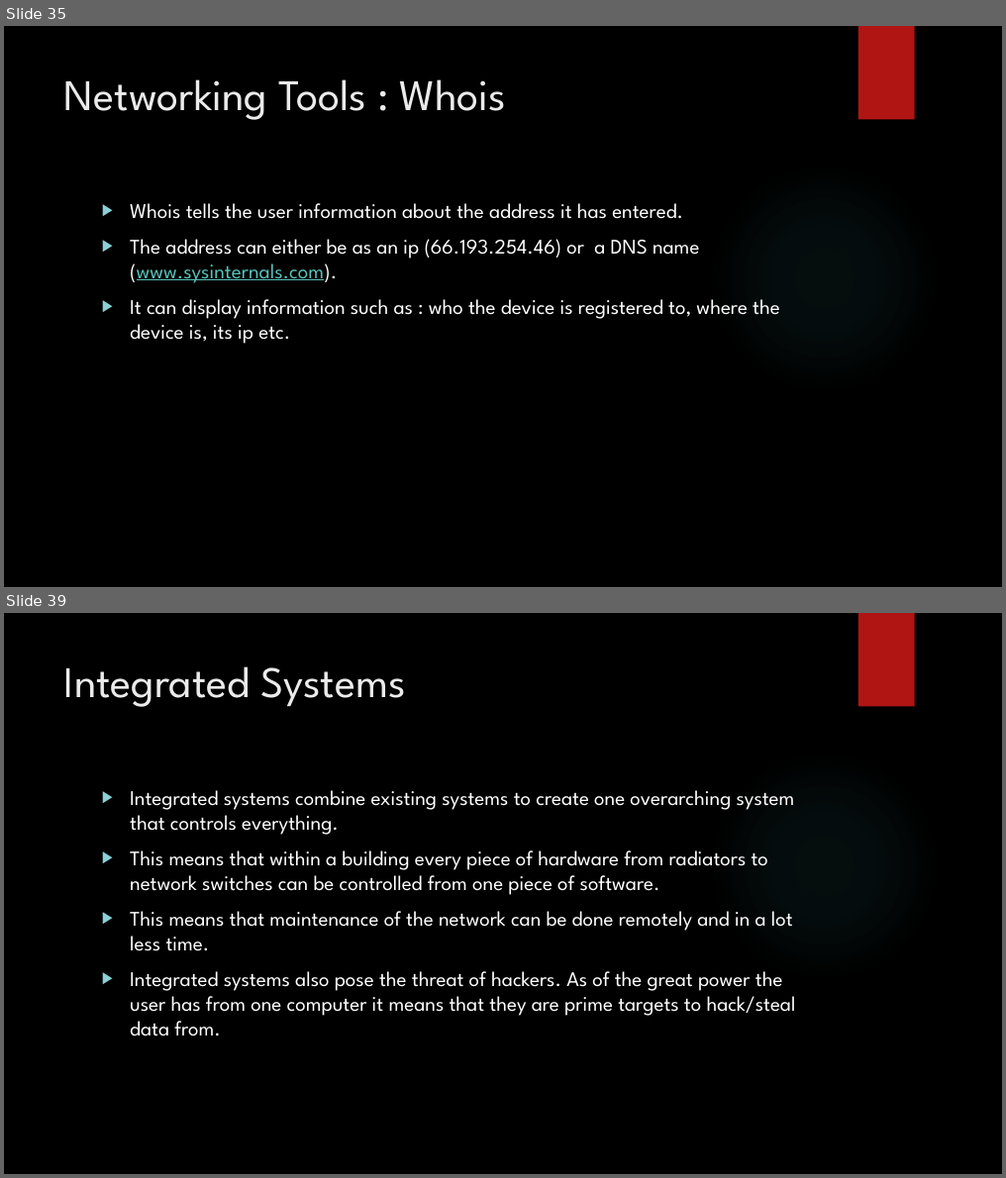
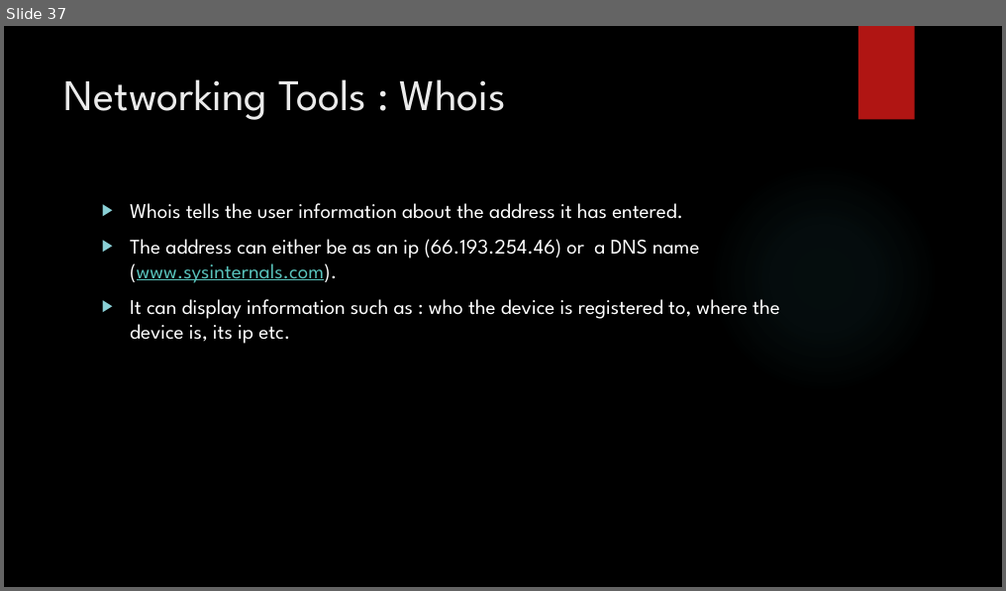
Before and after one commit to SimonLight001/College, a slide deck: Unit 5/Assignment 1/Unit 5 presentation for P1,2,3,M1.pptx. Shown one above the other, each under a label of ours: slides 35 and 39 before the commit, slide 37 after it; the slides between them are not shown. The pictures are 1006x1178 and 1006x591 pixels, drawn with LibreOffice and Linux fonts; fonts in the diff are those of the drawing; background and template pictures are left out. Boxes give left, top, right and bottom in pixels: in the first picture for what was removed or moved away, otherwise in the second. Text is boxed around its words. In the diff, an @@ line names an element or a change of style, - is before the commit and + after.

```diff
--- a/Unit 5/Assignment 1/Unit 5 presentation for P1,2,3,M1.pptx
+++ b/Unit 5/Assignment 1/Unit 5 presentation for P1,2,3,M1.pptx
@@ slide 39 removed at box(4, 613, 1002, 1174), background picture (left out); not listed: 2 template elements that a slide beside it also shows @@
@@ title removed at box(64, 666, 405, 707) @@
-  Integrated Systems
@@ text removed at box(130, 790, 796, 1037) @@
-▶ Integrated systems combine existing systems to create one overarching system that controls everything.
-▶ This means that within a building every piece of hardware from radiators to network switches can be controlled from one piece of software.
-▶ This means that maintenance of the network can be done remotely and in a lot less time.
-▶ Integrated systems also pose the threat of hackers. As of the great power the user has from one computer it means that they are prime targets to hack/steal data from.
@@ what was slide 35 is now slide 37 @@
```
Also in this commit, not shown: 3 slides changed, 11 slides added, 4 other slides removed, 21 other files.
